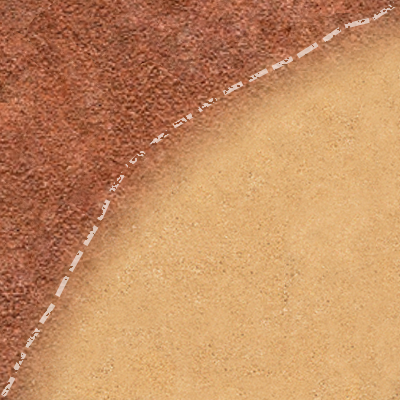
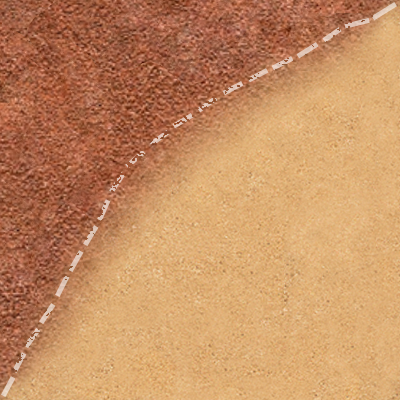
The second 400px x 400px image is a revision of the first. Changes to its layers:
painted on "Слой 2" over [0, 0, 400, 400]
